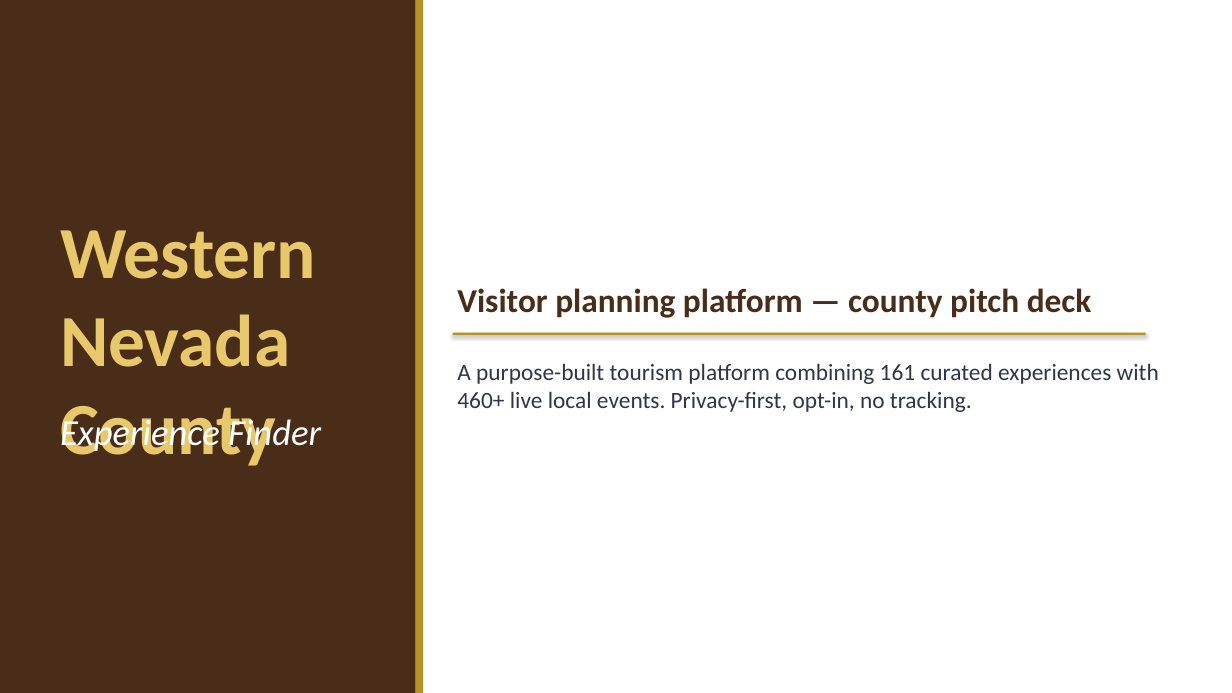
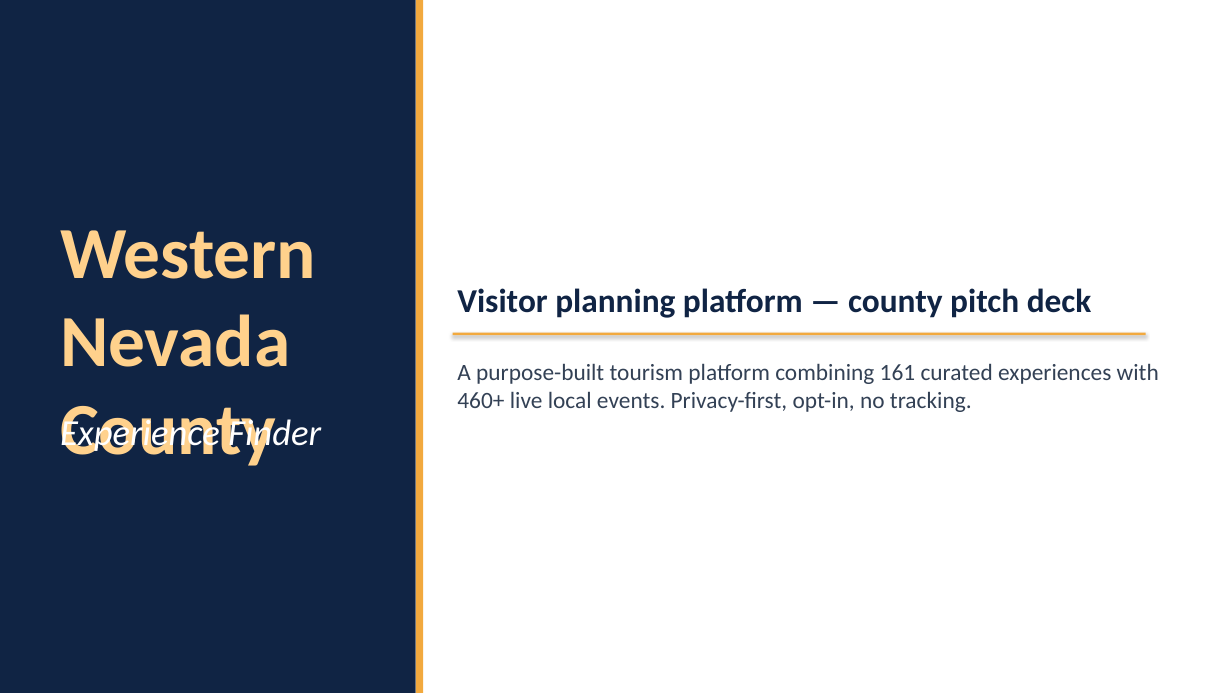
Before and after one commit to liammlrb-eng/nevada-county-experiences, a slide deck: slide 1 of demo_pitch.pptx. Drawn at 1232x693 pixels with LibreOffice and Linux fonts; fonts in the diff are those of the drawing. Boxes give left, top, right and bottom in pixels: in the first picture for what was removed or moved away, otherwise in the second. Text is boxed around its words. In the diff, an @@ line names an element or a change of style, - is before the commit and + after.

```diff
--- a/demo_pitch.pptx
+++ b/demo_pitch.pptx
@@ rectangle at <box>0,0,416,693</box>: fill #4A2D18 to #102444 @@
@@ rectangle at <box>416,0,423,693</box>: fill #B8941A to #F2A93E @@
@@ text "Western Nevada County" at <box>60,230,316,466</box>: text colour #E8C96A to #FFD18C @@
@@ text "Visitor planning platform — county ..." at <box>457,288,1092,318</box>: text colour #4A2D18 to #102444 @@
@@ rectangle at <box>453,333,1146,335</box>: fill #B8941A to #F2A93E @@
```
Also in this commit, not shown: 14 other slides changed, 2 other files.
